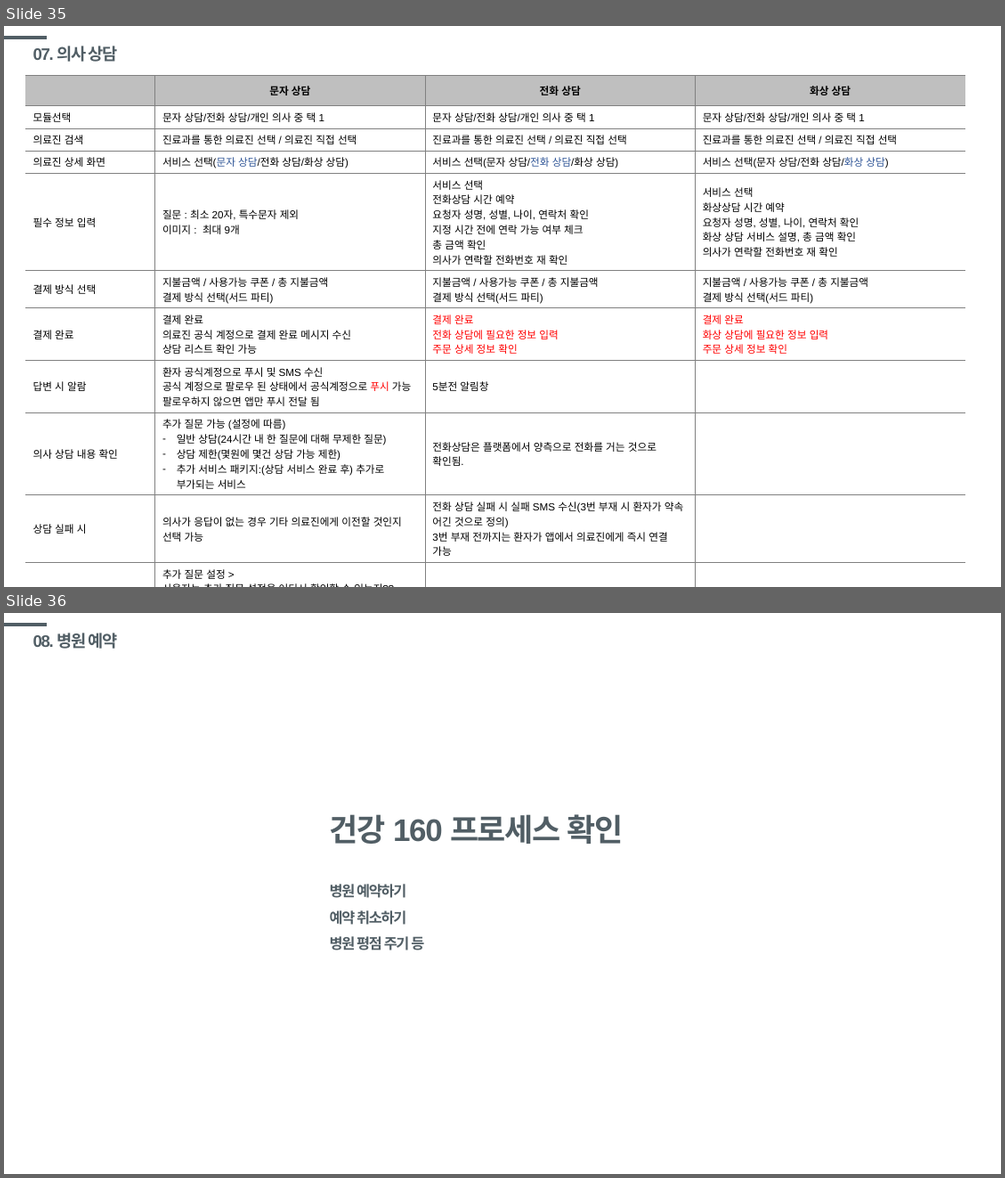
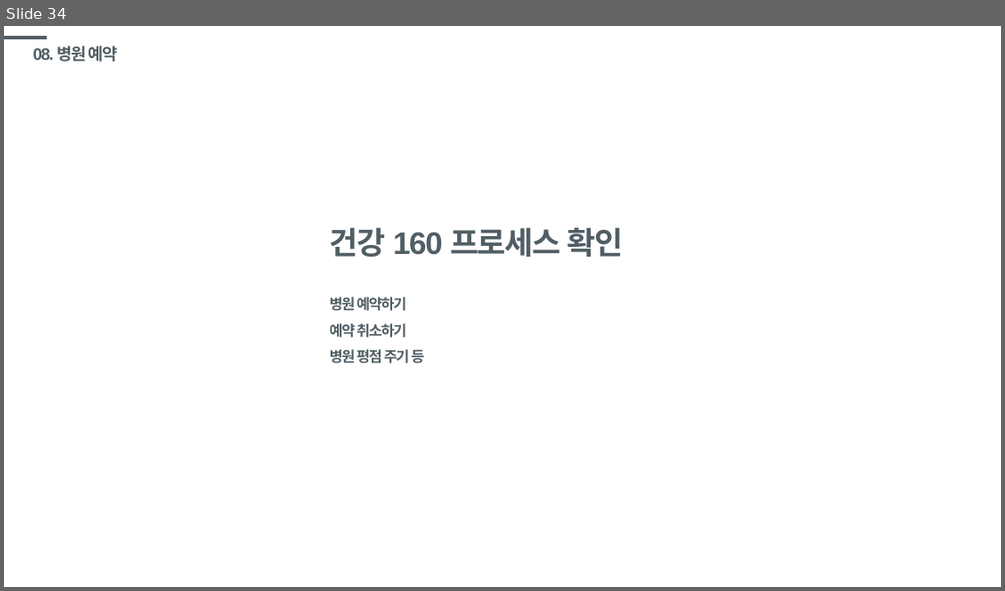
Before and after one commit to windsoccer/H160, a slide deck: 01 기획/SF_[건강160]당뇨_20191002.pptx. Shown one above the other, each under a label of ours: slides 35 and 36 before the commit, slide 34 after it. The pictures are 1005x1178 and 1005x591 pixels, drawn with LibreOffice and Linux fonts; fonts in the diff are those of the drawing. Boxes give left, top, right and bottom in pixels: in the first picture for what was removed or moved away, otherwise in the second. Text is boxed around its words. In the diff, an @@ line names an element or a change of style, - is before the commit and + after.

```diff
--- a/01 기획/SF_[건강160]당뇨_20191002.pptx
+++ b/01 기획/SF_[건강160]당뇨_20191002.pptx
@@ slide 35 removed at [4,26,1001,587], background #FFFFFF; not listed: 1 template element that a slide beside it also shows @@
@@ title removed at [33,46,118,62] @@
-07. 의사 상담
@@ table removed at [25,75,965,587], 11 rows, 4 columns @@
- | 문자 상담 | 전화 상담 | 화상 상담
-모듈선택 | 문자 상담/전화 상담/개인 의사 중 택 1 | 문자 상담/전화 상담/개인 의사 중 택 1 | 문자 상담/전화 상담/개인 의사 중 택 1
-의료진 검색 | 진료과를 통한 의료진 선택 / 의료진 직접 선택 | 진료과를 통한 의료진 선택 / 의료진 직접 선택 | 진료과를 통한 의료진 선택 / 의료진 직접 선택
-의료진 상세 화면 | 서비스 선택(문자 상담/전화 상담/화상 상담) | 서비스 선택(문자 상담/전화 상담/화상 상담) | 서비스 선택(문자 상담/전화 상담/화상 상담)
-필수 정보 입력 | 질문 : 최소 20자, 특수문자 제외 / 이미지 : 최대 9개 | 서비스 선택 / 전화상담 시간 예약 / 요청자 성명, 성별, 나이, 연락처 확인 / 지정 시간 전에 연락 가능 여부 체크 / 총 금액 확인 / 의사가 연락할 전화번호 재 확인 | 서비스 선택 / 화상상담 시간 예약 / 요청자 성명, 성별, 나이, 연락처 확인 / 화상 상담 서비스 설명, 총 금액 확인 / 의사가 연락할 전화번호 재 확인
-결제 방식 선택 | 지불금액 / 사용가능 쿠폰 / 총 지불금액 / 결제 방식 선택(서드 파티) | 지불금액 / 사용가능 쿠폰 / 총 지불금액 / 결제 방식 선택(서드 파티) | 지불금액 / 사용가능 쿠폰 / 총 지불금액 / 결제 방식 선택(서드 파티)
-결제 완료 | 결제 완료 / 의료진 공식 계정으로 결제 완료 메시지 수신 / 상담 리스트 확인 가능 | 결제 완료 / 전화 상담에 필요한 정보 입력 / 주문 상세 정보 확인 | 결제 완료 / 화상 상담에 필요한 정보 입력 / 주문 상세 정보 확인
-답변 시 알람 | 환자 공식계정으로 푸시 및 SMS 수신 / 공식 계정으로 팔로우 된 상태에서 공식계정으로 푸시 가능 / 팔로우하지 않으면 앱만 푸시 전달 됨 | 5분전 알림창 | 
-의사 상담 내용 확인 | 추가 질문 가능 (설정에 따름) / 일반 상담(24시간 내 한 질문에 대해 무제한 질문) / 상담 제한(몇원에 몇건 상담 가능 제한) / 추가 서비스 패키지:(상담 서비스 완료 후) 추가로 부가되는 서비스 | 전화상담은 플랫폼에서 양측으로 전화를 거는 것으로 확인됨. | 
-상담 실패 시 | 의사가 응답이 없는 경우 기타 의료진에게 이전할 것인지 선택 가능 | 전화 상담 실패 시 실패 SMS 수신(3번 부재 시 환자가 약속 어긴 것으로 정의) / 3번 부재 전까지는 환자가 앱에서 의료진에게 즉시 연결 가능 | 
-질문 | 추가 질문 설정 > / 사용자는 추가 질문 설정을 어디서 확인할 수 있는지?? / 의사 미 응답 시 > / 응답이 없는 기간 기준은? / 이전을 안 할 경우 프로세스는? |  | 
@@ what was slide 36 is now slide 34 @@
```
Also in this commit, not shown: 11 slides changed, 1 other slide removed.
